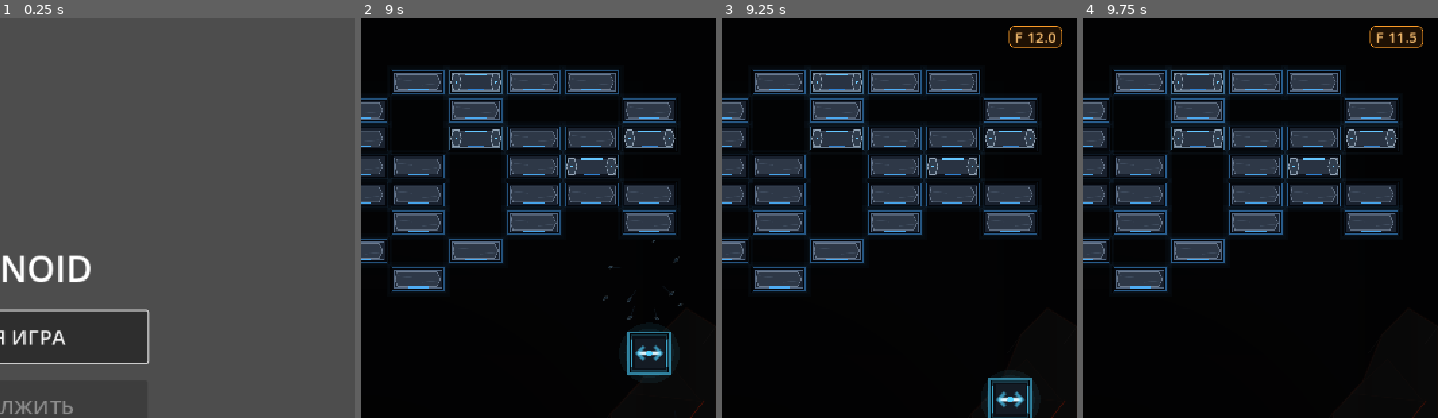
Above: before the commit, frames 1-4 (left to right).
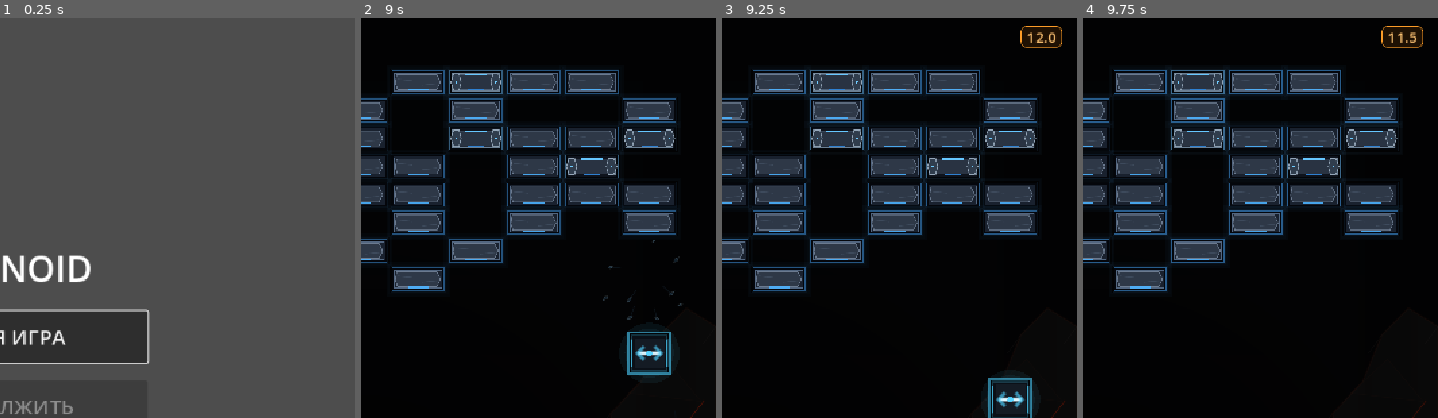
Above: after the commit, the same moments.

Repository: Ardarik421/arkanoid
Game: Godot game, scene res://scenes/main_menu.tscn
Same seed, same stepped clock (60 frames per second), same inputs: the game is played once before the commit and once after it.
Inputs (mouse positions are % of the whole screen's width and height, from its top left):
- Up to frame 1 (0.25 s): no input
- Up to frame 2 (9 s): click "НОВАЯ ИГРА" at 0.5 s; tap Enter at 1.25 s; move the mouse to (72, 45) at 1.27 s; hold D (move_right) 1.28-2.03 s; tap Space (launch_ball) every 0.75 s from 1.35 to 8.85 s; move the mouse to (30, 55) at 2.02 s; hold A (move_left) 2.03-2.78 s; move the mouse to (60, 28) at 2.77 s; hold D (move_right) 2.78-4.28 s; move the mouse to (45, 70) at 3.52 s; move the mouse to (80, 65) at 4.27 s; hold A (move_left) 4.28-6.53 s; move the mouse to (20, 35) at 5.02 s; move the mouse to (55, 50) at 5.77 s; move the mouse to (35, 25) at 6.52 s; hold D (move_right) 6.53-8.78 s; move the mouse to (72, 45) at 7.27 s; move the mouse to (30, 55) at 8.02 s; move the mouse to (60, 28) at 8.77 s; hold A (move_left) from 8.78 s (still down)
- Up to frame 3 (9.25 s): keep holding A (move_left)
- Up to frame 4 (9.75 s): keep holding A (move_left); move the mouse to (45, 70) at 9.52 s; tap Space (launch_ball) at 9.6 s
The pictures show only the part of the screen within x 50-100%, y 1-51%; the shares and areas given below are measured in that part.

Frames 1-2 are identical in both runs. In frame 3, 0.3% of the frame differs, in the area x 80-92%, y 2-8%; in frame 4, 0.3%.

Commit message:
Обновил функцию func update_effect_label

Diff:
--- a/scenes/main.gd
+++ b/scenes/main.gd
@@ -675,9 +675,13 @@
 	update_effect_label($EffectsUI/Hyper, "H", hyper_time)
 
 func update_effect_label(label: Label, prefix: String, time_left: float):
+	if label.has_method("set_effect_time"):
+		label.set_effect_time(time_left)
+		return
+
 	if time_left > 0.0:
 		label.visible = true
-		label.text = "%s %.1f" % [prefix, time_left]
+		label.text = "%.1f" % time_left
 	else:
 		label.visible = false
 
--- a/scenes/main.tscn
+++ b/scenes/main.tscn
@@ -17,26 +17,25 @@
 [sub_resource type="RectangleShape2D" id="RectangleShape2D_2k4f0"]
 size = Vector2(960, 80)
 
-[sub_resource type="RectangleShape2D" id="RectangleShape2D_mxp4v"]
-size = Vector2(920, 12)
-
 [sub_resource type="StyleBoxFlat" id="StyleBoxFlat_hud_lives"]
+content_margin_left = 10.0
+content_margin_right = 10.0
 bg_color = Color(0.018, 0.035, 0.055, 0.92)
 border_width_left = 2
 border_width_top = 2
 border_width_right = 2
 border_width_bottom = 2
-border_color = Color(0.20, 0.68, 1, 0.72)
+border_color = Color(0.2, 0.68, 1, 0.72)
 corner_radius_top_left = 8
 corner_radius_top_right = 8
 corner_radius_bottom_right = 8
 corner_radius_bottom_left = 8
-content_margin_left = 10.0
-content_margin_right = 10.0
 shadow_color = Color(0.08, 0.48, 0.85, 0.24)
 shadow_size = 6
 
 [sub_resource type="StyleBoxFlat" id="StyleBoxFlat_hud_score"]
+content_margin_left = 12.0
+content_margin_right = 12.0
 bg_color = Color(0.018, 0.035, 0.055, 0.92)
 border_width_left = 2
 border_width_top = 2
@@ -47,12 +46,12 @@
 corner_radius_top_right = 8
 corner_radius_bottom_right = 8
 corner_radius_bottom_left = 8
-content_margin_left = 12.0
-content_margin_right = 12.0
 shadow_color = Color(0, 0, 0, 0.48)
 shadow_size = 5
 
 [sub_resource type="StyleBoxFlat" id="StyleBoxFlat_hud_level"]
+content_margin_left = 10.0
+content_margin_right = 10.0
 bg_color = Color(0.018, 0.035, 0.055, 0.92)
 border_width_left = 2
 border_width_top = 2
@@ -63,12 +62,15 @@
 corner_radius_top_right = 8
 corner_radius_bottom_right = 8
 corner_radius_bottom_left = 8
-content_margin_left = 10.0
-content_margin_right = 10.0
 shadow_color = Color(0.08, 0.48, 0.85, 0.18)
 shadow_size = 5
 
+[sub_resource type="RectangleShape2D" id="RectangleShape2D_mxp4v"]
+size = Vector2(920, 12)
+
 [sub_resource type="StyleBoxFlat" id="StyleBoxFlat_effect_p"]
+content_margin_left = 8.0
+content_margin_right = 8.0
 bg_color = Color(0.11, 0.085, 0.018, 0.94)
 border_width_left = 1
 border_width_top = 1
@@ -93,24 +95,24 @@
 corner_radius_top_right = 7
 corner_radius_bottom_right = 7
 corner_radius_bottom_left = 7
-content_margin_left = 8.0
-content_margin_right = 8.0
 
 [sub_resource type="StyleBoxFlat" id="StyleBoxFlat_effect_b"]
+content_margin_left = 8.0
+content_margin_right = 8.0
 bg_color = Color(0.018, 0.055, 0.13, 0.94)
 border_width_left = 1
 border_width_top = 1
 border_width_right = 1
 border_width_bottom = 1
-border_color = Color(0.20, 0.58, 1, 0.95)
-corner_radius_top_left = 7
-corner_radius_top_right = 7
-corner_radius_bottom_right = 7
-corner_radius_bottom_left = 7
-content_margin_left = 8.0
-content_margin_right = 8.0
+border_color = Color(0.2, 0.58, 1, 0.95)
+corner_radius_top_left = 7
+corner_radius_top_right = 7
+corner_radius_bottom_right = 7
+corner_radius_bottom_left = 7
 
 [sub_resource type="StyleBoxFlat" id="StyleBoxFlat_effect_m"]
+content_margin_left = 8.0
+content_margin_right = 8.0
 bg_color = Color(0.11, 0.018, 0.13, 0.94)
 border_width_left = 1
 border_width_top = 1
@@ -149,8 +151,6 @@
 corner_radius_top_right = 7
 corner_radius_bottom_right = 7
 corner_radius_bottom_left = 7
-content_margin_left = 8.0
-content_margin_right = 8.0
 
 [node name="Main" type="Node2D" unique_id=1023616930]
 script = ExtResource("1_sugp2")
@@ -225,7 +225,10 @@
 grow_horizontal = 2
 grow_vertical = 2
 theme_override_font_sizes/font_size = 48
-text = "ИГРА ОКОНЧЕНА\n\nSPACE - новая игра\n"
+text = "ИГРА ОКОНЧЕНА
+
+SPACE - новая игра
+"
 horizontal_alignment = 1
 vertical_alignment = 1
 
@@ -242,7 +245,9 @@
 grow_horizontal = 2
 grow_vertical = 2
 theme_override_font_sizes/font_size = 48
-text = "ПОБЕДА!\n\nSPACE - продолжить"
+text = "ПОБЕДА!
+
+SPACE - продолжить"
 horizontal_alignment = 1
 vertical_alignment = 1
 
@@ -266,7 +271,7 @@
 offset_right = 365.0
 offset_bottom = 62.0
 theme_override_colors/font_color = Color(0.72, 0.91, 1, 1)
-theme_override_colors/font_outline_color = Color(0.05, 0.20, 0.31, 1)
+theme_override_colors/font_outline_color = Color(0.05, 0.2, 0.31, 1)
 theme_override_constants/outline_size = 3
 theme_override_font_sizes/font_size = 25
 theme_override_styles/normal = SubResource("StyleBoxFlat_hud_level")
@@ -293,8 +298,8 @@
 [node name="Piercing" type="Label" parent="EffectsUI" unique_id=1437575256]
 layout_mode = 2
 size_flags_horizontal = 8
-theme_override_colors/font_color = Color(1, 0.90, 0.48, 1)
-theme_override_colors/font_outline_color = Color(0.20, 0.12, 0.01, 1)
+theme_override_colors/font_color = Color(1, 0.9, 0.48, 1)
+theme_override_colors/font_outline_color = Color(0.2, 0.12, 0.01, 1)
 theme_override_constants/outline_size = 2
 theme_override_font_sizes/font_size = 20
 theme_override_styles/normal = SubResource("StyleBoxFlat_effect_p")
@@ -304,7 +309,7 @@
 [node name="Explosive" type="Label" parent="EffectsUI" unique_id=1610261575]
 layout_mode = 2
 theme_override_colors/font_color = Color(1, 0.66, 0.46, 1)
-theme_override_colors/font_outline_color = Color(0.20, 0.025, 0.01, 1)
+theme_override_colors/font_outline_color = Color(0.2, 0.025, 0.01, 1)
 theme_override_constants/outline_size = 2
 theme_override_font_sizes/font_size = 20
 theme_override_styles/normal = SubResource("StyleBoxFlat_effect_e")
@@ -314,7 +319,7 @@
 [node name="Shield" type="Label" parent="EffectsUI" unique_id=1697420844]
 layout_mode = 2
 theme_override_colors/font_color = Color(0.66, 0.84, 1, 1)
-theme_override_colors/font_outline_color = Color(0.01, 0.08, 0.20, 1)
+theme_override_colors/font_outline_color = Color(0.01, 0.08, 0.2, 1)
 theme_override_constants/outline_size = 2
 theme_override_font_sizes/font_size = 20
 theme_override_styles/normal = SubResource("StyleBoxFlat_effect_b")
Not shown, added: scenes/brick_burst.gd.uid
Not shown, added: scenes/brick_effects.gd.uid
Not shown, added: scenes/effect_card.gd.uid
Not shown: 3 places in scenes/main.tscn that only renumber resources
